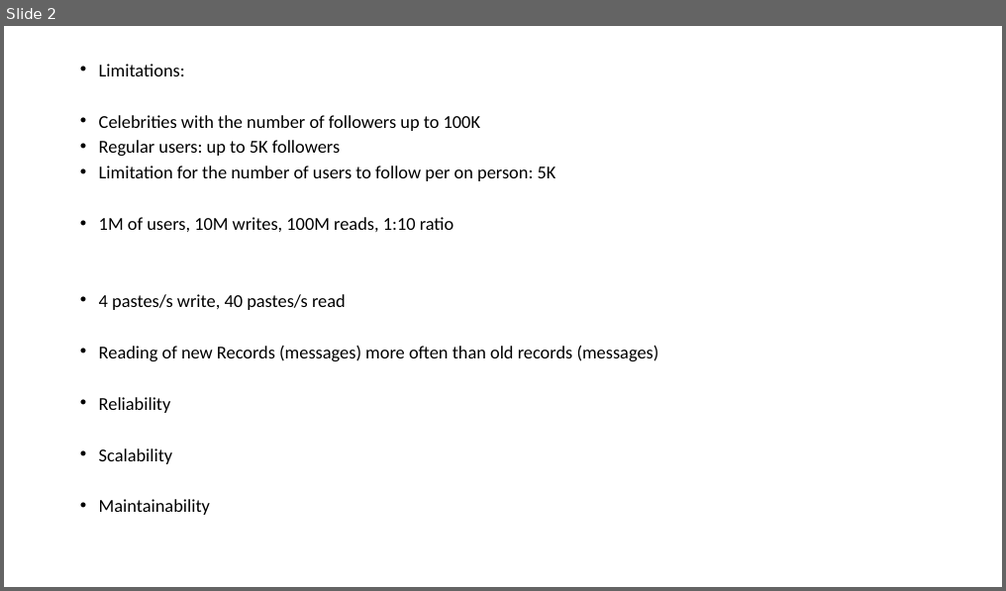
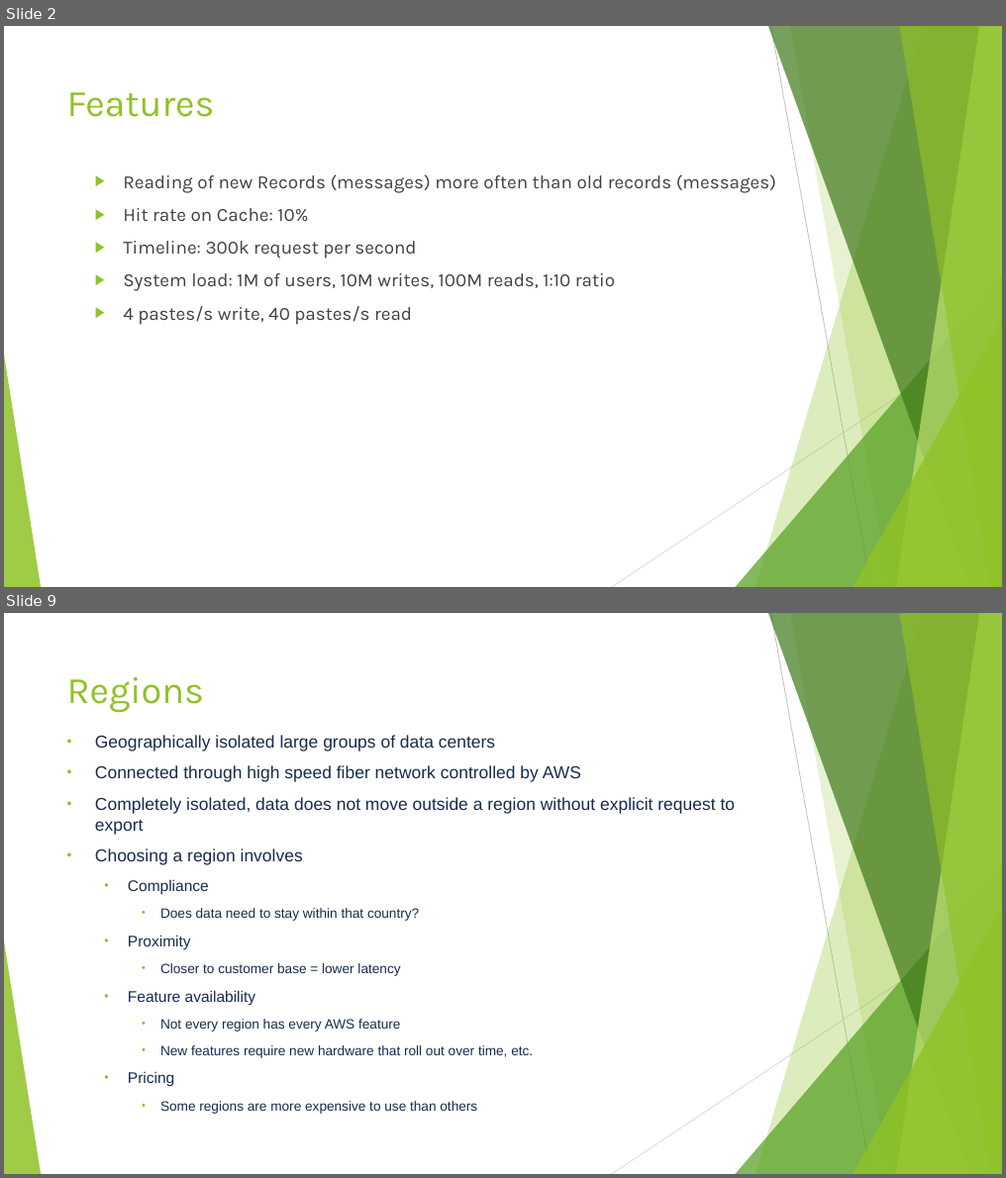
Before and after one commit to Valeriy77/highload, a slide deck: Architecture Requirements.pptx. Shown one above the other, each under a label of ours: slide 2 before the commit, slides 2 and 9 after it; the slides between them are not shown. The pictures are 1006x591 and 1006x1178 pixels, drawn with LibreOffice and Linux fonts; fonts in the diff are those of the drawing. Boxes give left, top, right and bottom in pixels: in the first picture for what was removed or moved away, otherwise in the second. Text is boxed around its words. In the diff, an @@ line names an element or a change of style, - is before the commit and + after.

```diff
--- a/Architecture Requirements.pptx
+++ b/Architecture Requirements.pptx
@@ slide 9 added at [4, 613, 1002, 1174], background #FFFFFF; not listed: 10 template elements that a slide beside it also shows @@
@@ title added at [67, 677, 204, 713], 36 pt, text #90C226 @@
+Regions
@@ text added at [95, 735, 736, 1114], 16.6 pt, text #172B4D @@
+• Geographically isolated large groups of data centers
+• Connected through high speed fiber network controlled by AWS
+• Completely isolated, data does not move outside a region without explicit request to export
+• Choosing a region involves
+  • Compliance
+    • Does data need to stay within that country?
+  • Proximity
+    • Closer to customer base = lower latency
+  • Feature availability
+    • Not every region has every AWS feature
+    • New features require new hardware that roll out over time, etc.
+  • Pricing
+    • Some regions are more expensive to use than others
@@ slide 2 changed as well @@
@@ title added at [67, 92, 215, 117], 36 pt, text #90C226 @@
+Features
@@ text "Reading of new Records (messages) ...": place and size @@
-text "Reading of new Records (messages) ..." at [99, 64, 659, 515]
+text "Reading of new Records (messages) ..." at [123, 174, 776, 325]
@@ text at [123, 174, 776, 291]: text changed; size 17.5 to 18 pt; font Calibri to Karla; text colour #000000 to #404040 @@
-• Limitations:
-• Celebrities with the number of followers up to 100K
-• Regular users: up to 5K followers
-• Limitation for the number of users to follow per on person: 5K
-• 1M of users, 10M writes, 100M reads, 1:10 ratio
+▶ Reading of new Records (messages) more often than old records (messages)
+▶ Hit rate on Cache: 10%
+▶ Timeline: 300k request per second
+▶ System load: 1M of users, 10M writes, 100M reads, 1:10 ratio
@@ text at [123, 306, 412, 325]: size 17.5 to 18 pt, font Calibri to Karla, text colour #000000 to #404040 in "4 pastes/s write, 40 pastes/s read"; bullet • to ▶; line spacing 0.7 to 1 @@
@@ text at [99, 345, 659, 515]: paragraphs removed @@
-• Reading of new Records (messages) more often than old records (messages)
-• Reliability
-• Scalability
-• Maintainability
@@ group added at [4, 26, 1002, 587]: 5 freeform shapes, 3 triangles, 2 lines @@
```
Also in this commit, not shown: 1 other slide changed, 7 other slides added.
